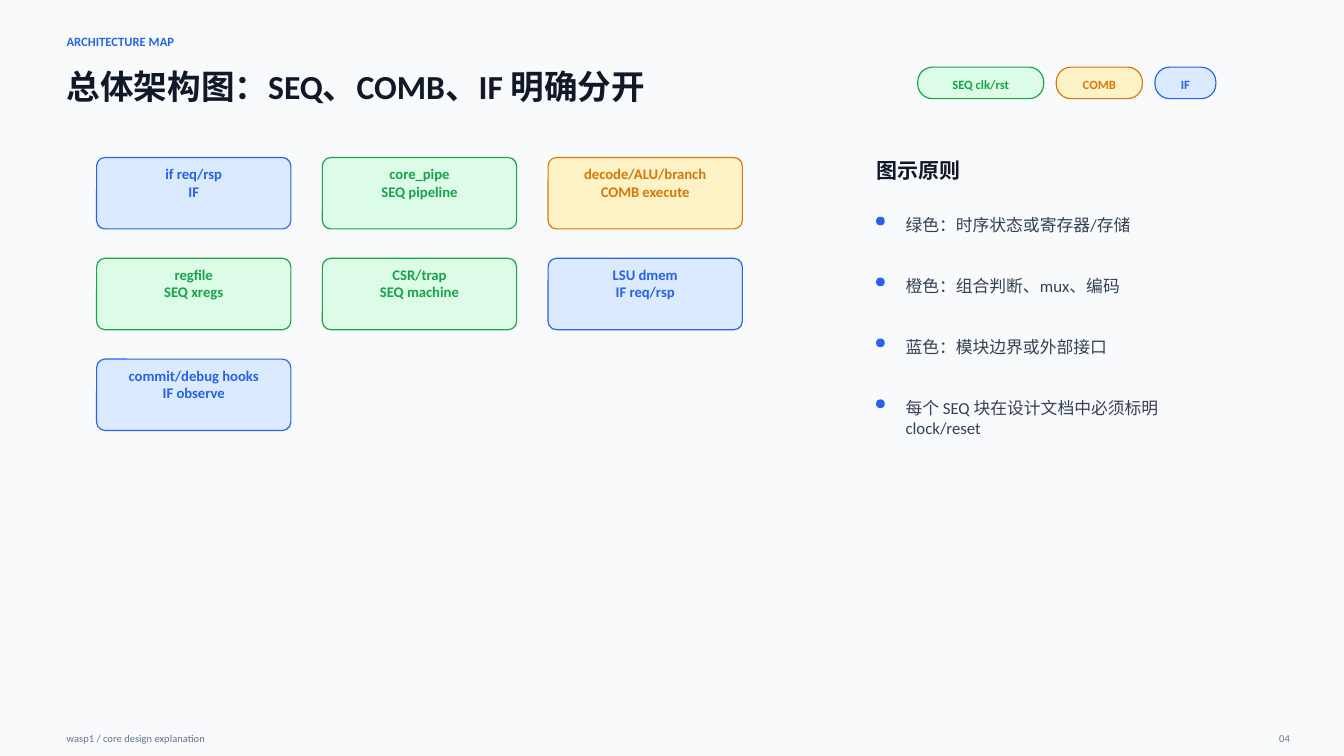
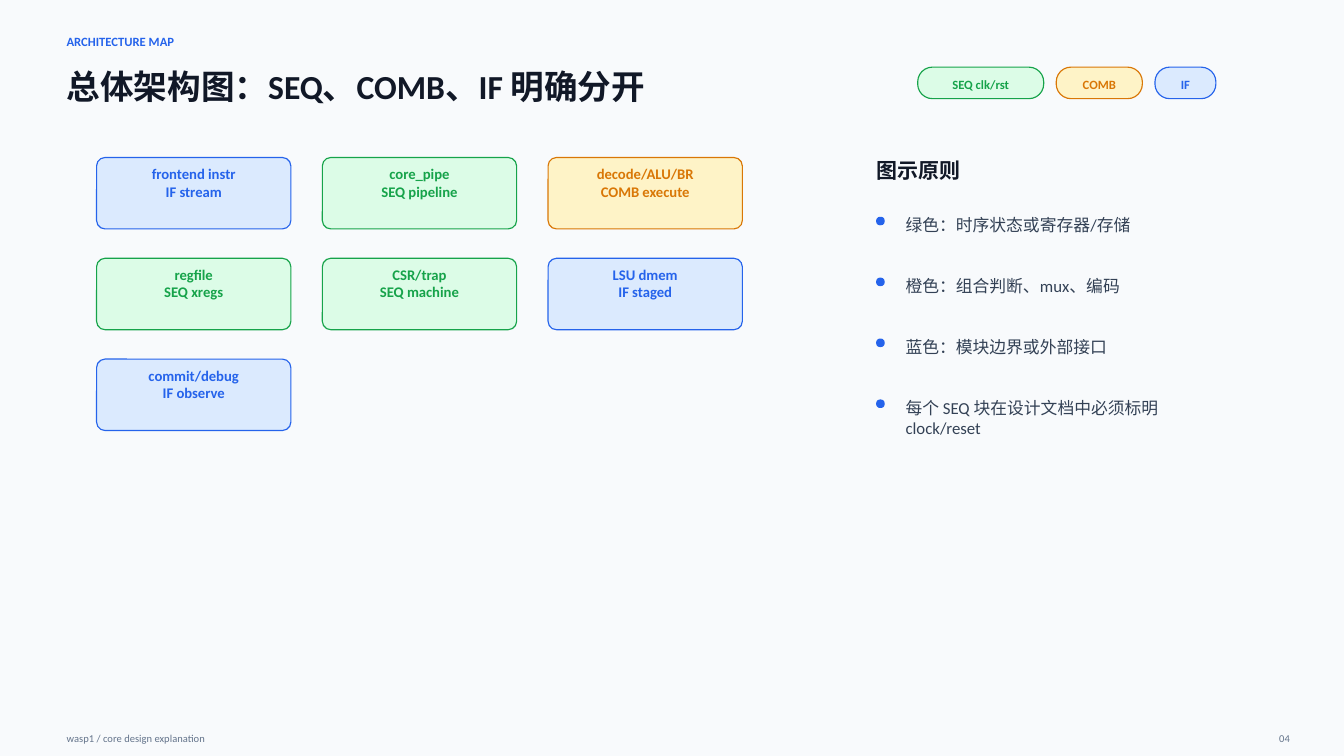
Before and after one commit to bluesszhao-ui/agt_wasp1, a slide deck: slide 4 of core/docs/wasp1_core_design.pptx. Drawn at 1344x756 pixels with LibreOffice and Linux fonts; fonts in the diff are those of the drawing. Boxes give left, top, right and bottom in pixels: in the first picture for what was removed or moved away, otherwise in the second. Text is boxed around its words. In the diff, an @@ line names an element or a change of style, - is before the commit and + after.

Commit message:
Refactor core fetch to frontend stream

```diff
--- a/core/docs/wasp1_core_design.pptx
+++ b/core/docs/wasp1_core_design.pptx
@@ text in rounded rectangle at bbox=[152, 168, 235, 197]: text changed @@
-if req/rsp
-IF
+frontend instr
+IF stream
@@ text in rounded rectangle at bbox=[597, 168, 694, 180]: text changed @@
-decode/ALU/branch
+decode/ALU/BR
@@ text in rounded rectangle at bbox=[618, 286, 672, 300]: text changed @@
-IF req/rsp
+IF staged
@@ text in rounded rectangle at bbox=[148, 370, 238, 384]: text changed @@
-commit/debug hooks
+commit/debug
```
Also in this commit, not shown: 4 other slides changed, 25 other files.
